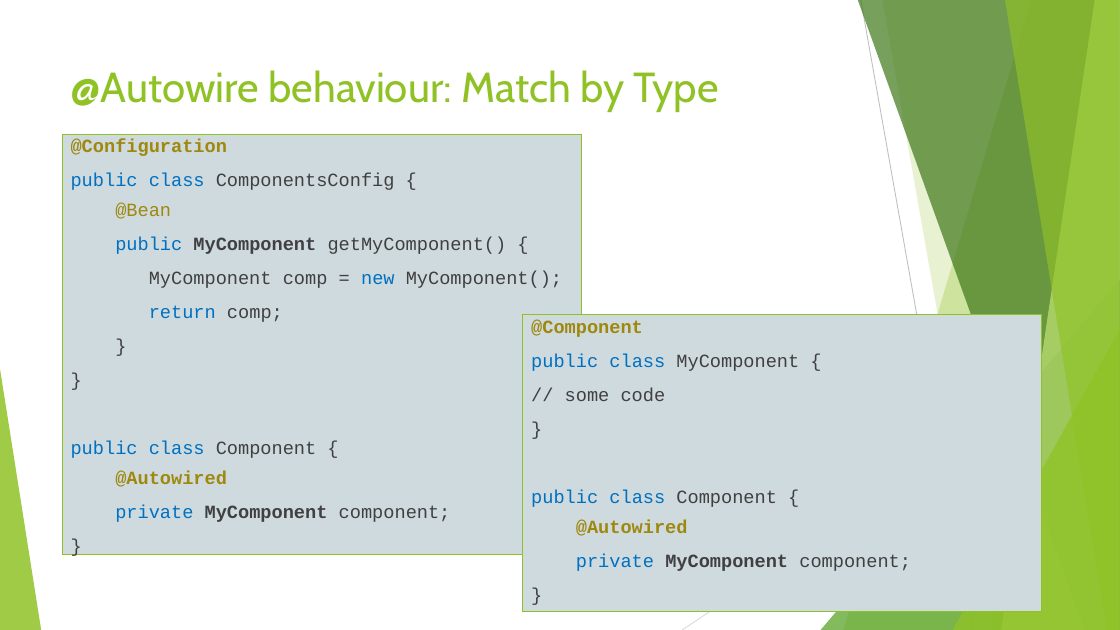
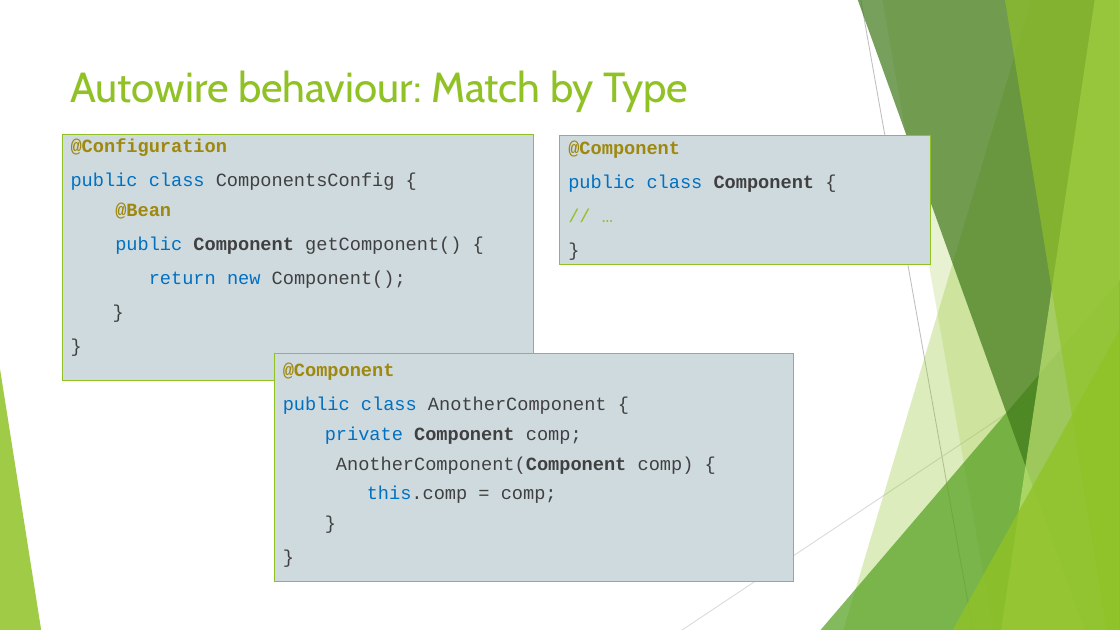
Before and after one commit to ybensman/SpringDemo, a slide deck: slide 31 of Spring_Beginners_1_SpringBootAndCore.pptx. Drawn at 1120x630 pixels with LibreOffice and Linux fonts; fonts in the diff are those of the drawing. Boxes give left, top, right and bottom in pixels: in the first picture for what was removed or moved away, otherwise in the second. Text is boxed around its words. In the diff, an @@ line names an element or a change of style, - is before the commit and + after.

```diff
--- a/Spring_Beginners_1_SpringBootAndCore.pptx
+++ b/Spring_Beginners_1_SpringBootAndCore.pptx
@@ title at (x1=71, y1=70, x2=689, y2=112): text changed @@
-@Autowire behaviour: Match by Type
+Autowire behaviour: Match by Type
@@ text "@Configuration" resized from (x1=62, y1=134, x2=581, y2=555) to (x1=62, y1=134, x2=534, y2=380) @@
@@ rectangle added at (x1=560, y1=136, x2=931, y2=265), fill #CFDADF, outline #90C226 0.75 pt, 16 pt, text #0070C0, bold @@
+@Component
+public class Component {
+// …
+}
@@ text at (x1=115, y1=203, x2=171, y2=219): bold on in "@Bean" @@
@@ text at (x1=115, y1=237, x2=461, y2=288): text changed @@
-public MyComponent getMyComponent() {
-MyComponent comp = new MyComponent();
-return comp;
+public Component getComponent() {
+return new Component();
@@ rectangle "@Component" resized from (x1=523, y1=315, x2=1042, y2=612) to (x1=275, y1=354, x2=794, y2=581) @@
@@ text in rectangle at (x1=283, y1=363, x2=395, y2=380): line spacing 0.8 to 1; line spacing 1 to 0.8 @@
@@ text in rectangle at (x1=283, y1=397, x2=694, y2=503): text changed @@
-public class MyComponent {
-// some code
+public class AnotherComponent {
+private Component comp;
+AnotherComponent(Component comp) {
+this.comp = comp;
@@ text at (x1=71, y1=441, x2=451, y2=522): paragraphs removed @@
-public class Component {
-@Autowired
-private MyComponent component;
-}
@@ text in rectangle at (x1=531, y1=490, x2=911, y2=571): paragraphs removed @@
-public class Component {
-@Autowired
-private MyComponent component;
```
Also in this commit, not shown: 12 other slides changed.
